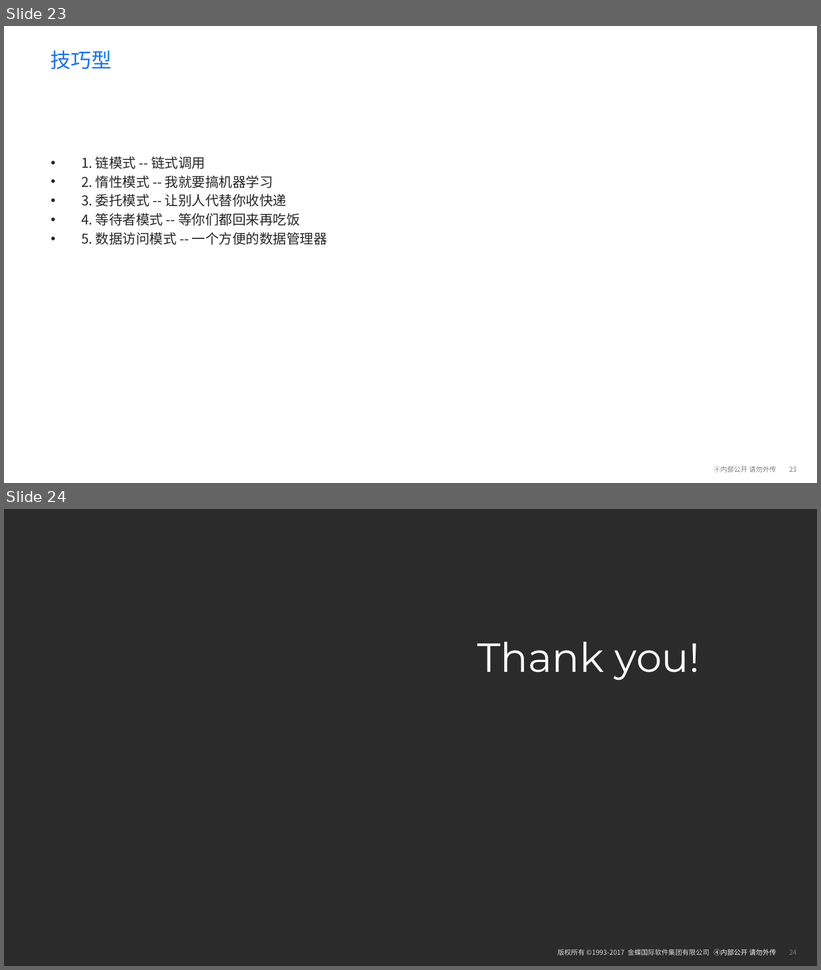
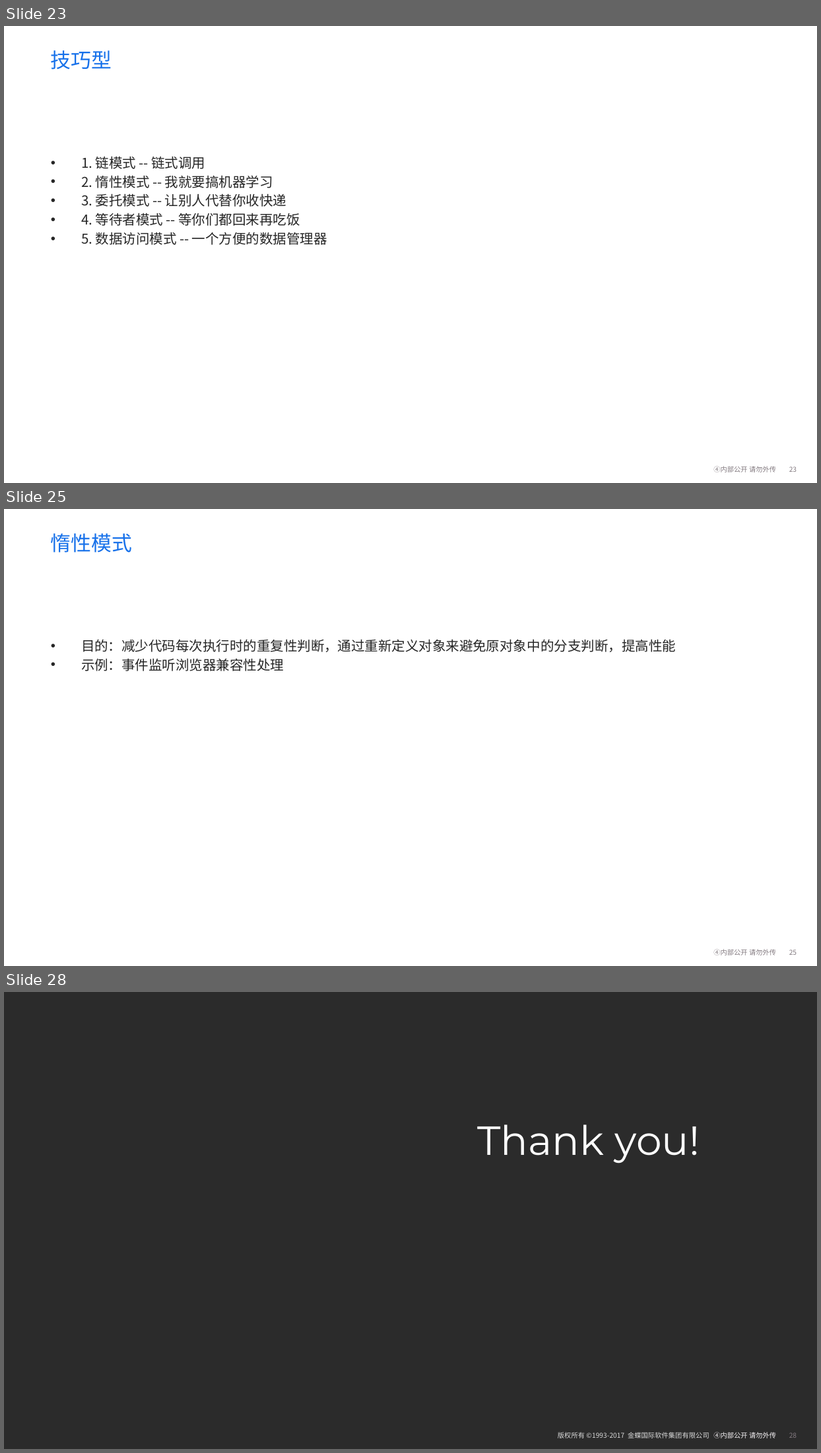
Before and after one commit to fionaVg1/wangyiyunketang, a slide deck: 分享/设计模式/前端之设计模式.pptx. Shown one above the other, each under a label of ours: slides 23 and 24 before the commit, slides 23, 25 and 28 after it; the slides between them are not shown. The pictures are 821x970 and 821x1453 pixels, drawn with LibreOffice and Linux fonts; fonts in the diff are those of the drawing; background and template pictures are left out; a plain dark background stands for a picture behind light text. Boxes give left, top, right and bottom in pixels: in the first picture for what was removed or moved away, otherwise in the second. Text is boxed around its words. In the diff, an @@ line names an element or a change of style, - is before the commit and + after.

```diff
--- a/分享/设计模式/前端之设计模式.pptx
+++ b/分享/设计模式/前端之设计模式.pptx
@@ slide 25 added at bbox=[4, 509, 817, 966], background #FFFFFF; not listed: 2 template elements that a slide beside it also shows @@
@@ title added at bbox=[51, 533, 132, 553], 24 pt, text #1771EA @@
+惰性模式
@@ text added at bbox=[81, 639, 676, 671], 16 pt, text #262626 @@
+• 目的：减少代码每次执行时的重复性判断，通过重新定义对象来避免原对象中的分支判断，提高性能
+• 示例：事件监听浏览器兼容性处理
@@ what was slide 24 is now slide 28 @@
```
Also in this commit, not shown: 6 slides changed, 5 other slides added, 2 slides removed, 11 other files.
